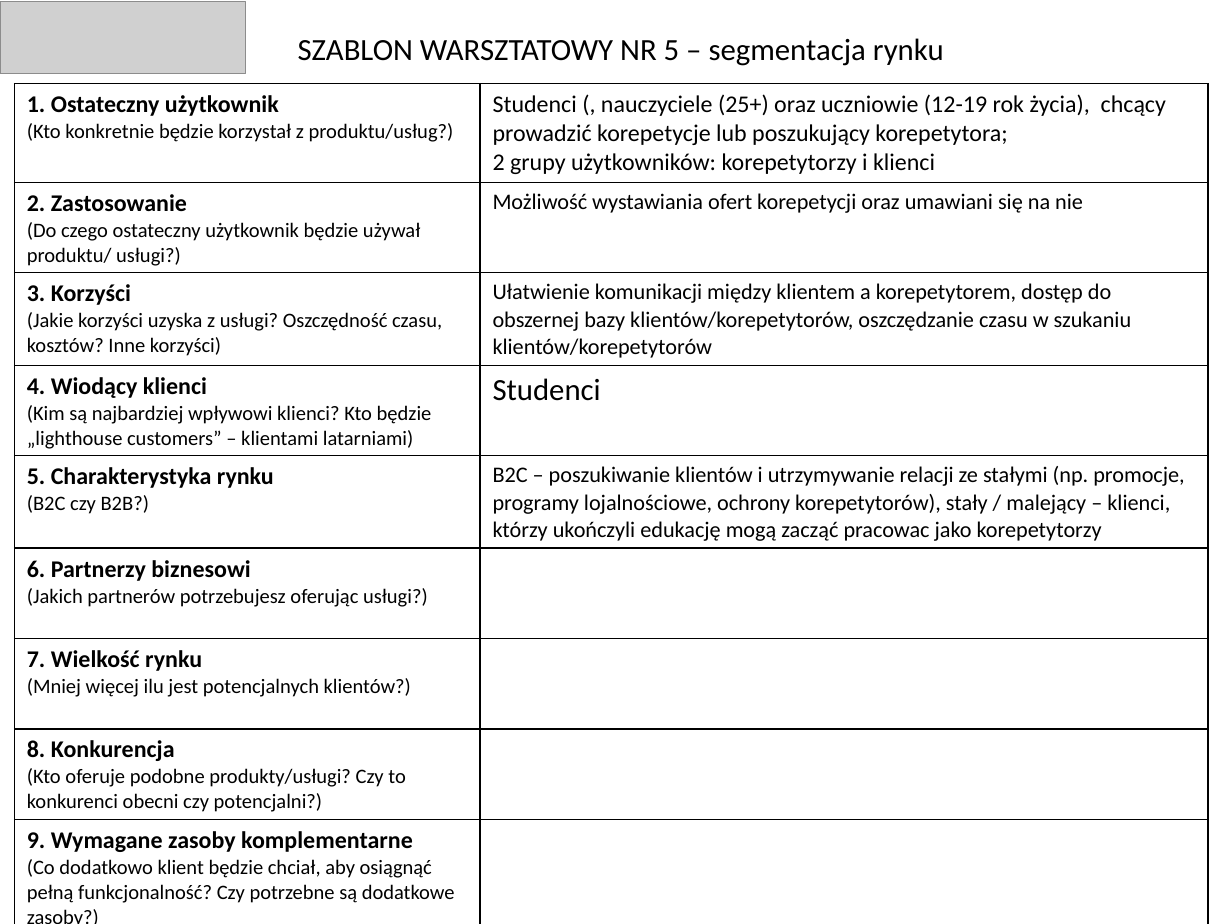
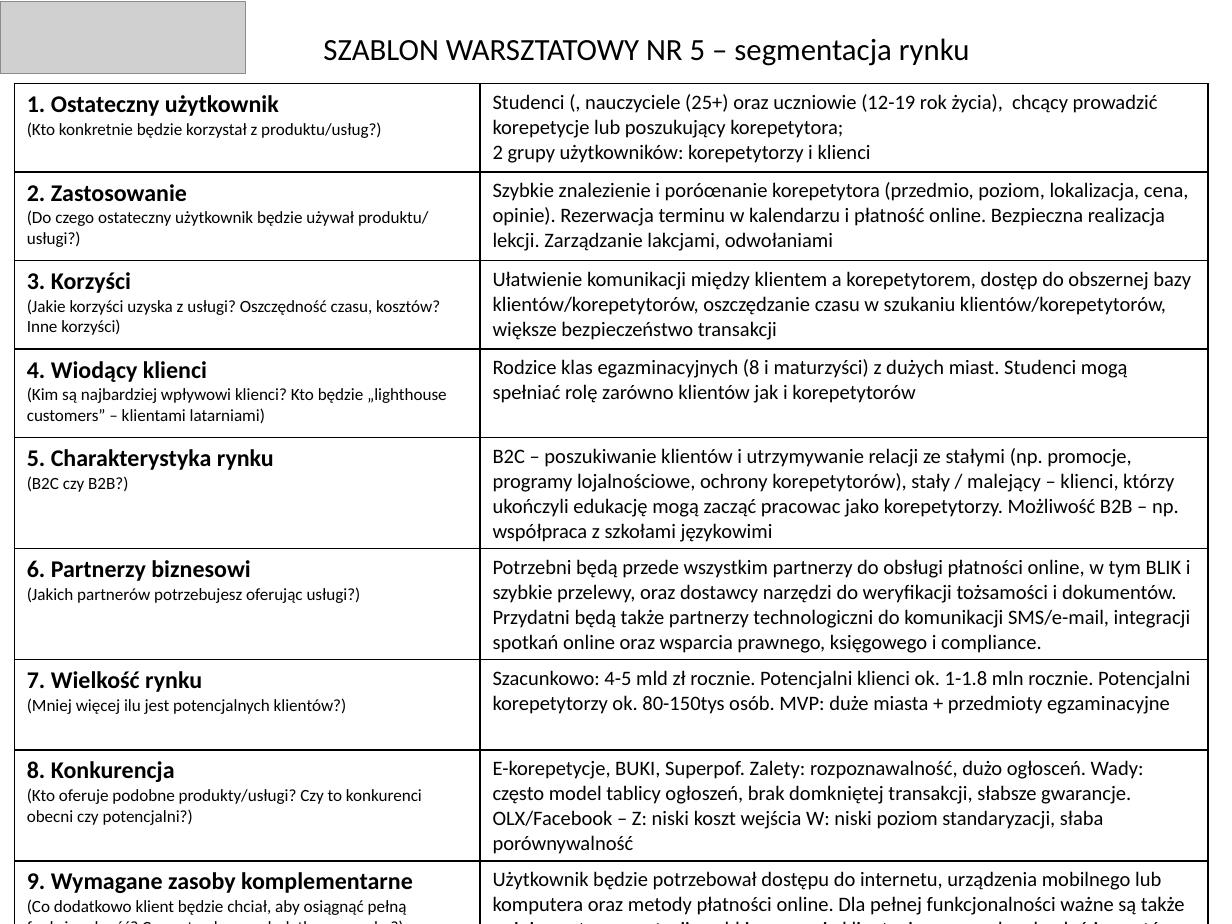
Before and after one commit to pasmolnicki/studia, a slide deck: slide 2 of ABC-startup/ABC STARTUPU - zadanie warsztatowe 4.pptx. Drawn at 1232x924 pixels with LibreOffice and Linux fonts; fonts in the diff are those of the drawing; grey boxes stand for pictures. Boxes give left, top, right and bottom in pixels: in the first picture for what was removed or moved away, otherwise in the second. Text is boxed around its words. In the diff, an @@ line names an element or a change of style, - is before the commit and + after.

```diff
--- a/ABC-startup/ABC STARTUPU - zadanie warsztatowe 4.pptx
+++ b/ABC-startup/ABC STARTUPU - zadanie warsztatowe 4.pptx
@@ text "SZABLON WARSZTATOWY NR 5 – ...": place and size @@
-text "SZABLON WARSZTATOWY NR 5 – ..." at (298, 38, 944, 66)
+text "SZABLON WARSZTATOWY NR 5 – ..." at (323, 38, 970, 66)
@@ table at (15, 84, 1209, 924) @@
-row 2, column 2: Możliwość wystawiania ofert korepetycji oraz umawiani się na nie
+row 2, column 2: Szybkie znalezienie i poróœnanie korepetytora (przedmio, poziom, lokalizacja, cena, opinie). Rezerwacja terminu w kalendarzu i płatność online. Bezpieczna realizacja lekcji. Zarządzanie lakcjami, odwołaniami
-row 3, column 2: Ułatwienie komunikacji między klientem a korepetytorem, dostęp do obszernej bazy klientów/korepetytorów, oszczędzanie czasu w szukaniu klientów/korepetytorów
+row 3, column 2: Ułatwienie komunikacji między klientem a korepetytorem, dostęp do obszernej bazy klientów/korepetytorów, oszczędzanie czasu w szukaniu klientów/korepetytorów, większe bezpieczeństwo transakcji
-row 4, column 2: Studenci
+row 4, column 2: Rodzice klas egazminacyjnych (8 i maturzyści) z dużych miast. Studenci mogą spełniać rolę zarówno klientów jak i korepetytorów
-row 5, column 2: B2C – poszukiwanie klientów i utrzymywanie relacji ze stałymi (np. promocje, programy lojalnościowe, ochrony korepetytorów), stały / malejący – klienci, którzy ukończyli edukację mogą zacząć pracowac jako korepetytorzy
+row 5, column 2: B2C – poszukiwanie klientów i utrzymywanie relacji ze stałymi (np. promocje, programy lojalnościowe, ochrony korepetytorów), stały / malejący – klienci, którzy ukończyli edukację mogą zacząć pracowac jako korepetytorzy. Możliwość B2B – np. współpraca z szkołami językowimi
-row 6, column 2: 
+row 6, column 2: Potrzebni będą przede wszystkim partnerzy do obsługi płatności online, w tym BLIK i szybkie przelewy, oraz dostawcy narzędzi do weryfikacji tożsamości i dokumentów. Przydatni będą także partnerzy technologiczni do komunikacji SMS/e-mail, integracji spotkań online oraz wsparcia prawnego, księgowego i compliance.
-row 7, column 2: 
+row 7, column 2: Szacunkowo: 4-5 mld zł rocznie. Potencjalni klienci ok. 1-1.8 mln rocznie. Potencjalni korepetytorzy ok. 80-150tys osób. MVP: duże miasta + przedmioty egzaminacyjne
-row 8, column 2: 
+row 8, column 2: E-korepetycje, BUKI, Superpof. Zalety: rozpoznawalność, dużo ogłosceń. Wady: często model tablicy ogłoszeń, brak domkniętej transakcji, słabsze gwarancje. OLX/Facebook – Z: niski koszt wejścia W: niski poziom standaryzacji, słaba porównywalność
-row 9, column 2: 
+row 9, column 2: Użytkownik będzie potrzebował dostępu do internetu, urządzenia mobilnego lub komputera oraz metody płatności online. Dla pełnej funkcjonalności ważne są także opinie, system reputacji, szybkie wsparcie klienta, jasne zasady odwołań i zwrotów oraz zaufanie do weryfikacji korepetytorów.
@@ size 12 to 10 pt in "(Kto konkretnie będzie korzystał z produktu/usług?)", "(Do czego ostateczny użytkownik będzie używał produktu/ ...", "(Jakie korzyści uzyska z usługi? Oszczędność czasu, ...", "(Kim są najbardziej wpływowi klienci? Kto będzie ..." and 5 more places @@
@@ size 14 to 12 pt in "Studenci (, nauczyciele (25+) oraz uczniowie (12-19 ...", "2 grupy użytkowników: korepetytorzy i klienci" @@
```
Also in this commit, not shown: 3 other files.
